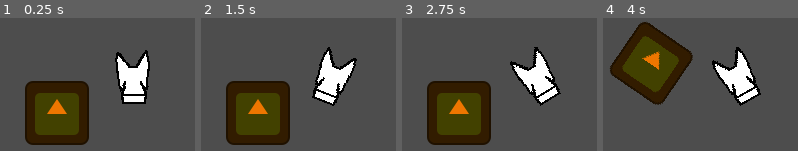
Above: before the commit, frames 1-4 (left to right).
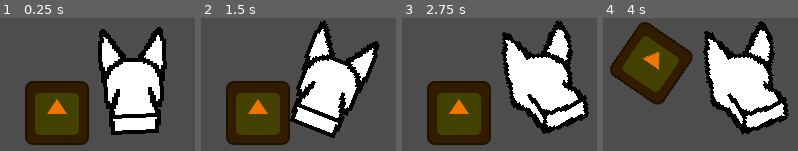
Above: after the commit, the same moments.

Repository: kennethbchen/RGHRGHRGH-Game
Game: Godot game, scene res://scenes/game.tscn
Same seed, same stepped clock (60 frames per second), same inputs: the game is played once before the commit and once after it. The engine's default icon, where the game draws it, is replaced by a stand-in: a white triangle on a blue panel in a dark square.
Inputs (mouse positions are in pixels of both pictures, inside the frame that each line leads up to):
- Up to frame 1 (0.25 s): no input
- Up to frame 2 (1.5 s): tap Enter at 0.5 s; move the mouse to (outside the picture) at 0.52 s; press the mouse at (outside the picture) at 0.53 s; tap Space at 1.25 s; move the mouse to (outside the picture) at 1.27 s; release the mouse at (outside the picture) at 1.28 s; click (outside the picture) at 1.35 s
- Up to frame 3 (2.75 s): tap Enter at 2 s; move the mouse to (outside the picture) at 2.02 s; press the mouse at (outside the picture) at 2.03 s
- Up to frame 4 (4 s): tap Space at 2.75 s; move the mouse to (outside the picture) at 2.77 s; release the mouse at (outside the picture) at 2.78 s; click (outside the picture) at 2.85 s; tap Enter at 3.5 s; move the mouse to (outside the picture) at 3.52 s; press the mouse at (outside the picture) at 3.53 s

The runs differ from the first frame. In frame 1, 18% of the frame differs, in the area x 50-86%, y 6-88%; in frame 2, 18%; in frame 3, 20%, in the area x 50-96%, y 1-88%; in frame 4, 20%.

Commit message:
It looks better if I add another frame

Diff:
--- a/scenes/game.tscn
+++ b/scenes/game.tscn
@@ -23,6 +23,7 @@
 
 [node name="Head" type="Sprite2D" parent="Player"]
 rotation = -1.5708
+scale = Vector2(2, 2)
 texture = ExtResource("3_pl4da")
 script = ExtResource("4_gfmcx")
 sprite_atlas = ExtResource("3_pl4da")
--- a/scripts/sprite_head_controller.gd
+++ b/scripts/sprite_head_controller.gd
@@ -3,7 +3,7 @@
 @export var sprite_atlas: AtlasTexture
 
 var sprite_size: int = 64
-var num_sprites: int = 3
+var num_sprites: int = 4
 
 var center_angle_degrees: float = 0
 
@@ -20,7 +20,7 @@
 # Called every frame. 'delta' is the elapsed time since the previous frame.
 func _process(delta: float) -> void:
 
-	#global_rotation_degrees = 0 #fmod(global_rotation_degrees, angle_extents_degrees / (num_sprites + 1))
+
 	pass
 
 func set_sprite_from_rotation(rot_degrees: float) -> void:
@@ -32,6 +32,9 @@
 	ind = clamp(ind, -num_sprites - 1, num_sprites - 1)
 	sprite_atlas.region.position = Vector2(ind * sprite_size, 0)
 
+	print(ind)
 	var flip: bool = rot_degrees >= 0
 
 	flip_h = flip
+
+	#global_rotation_degrees = clamp(rot_degrees, rot_degrees - angle_extents_degrees, rot_degrees + angle_extents_degrees )
Binary file changed: aseprite/dog.aseprite
Binary file changed: sprites/dog_spritesheet.png
